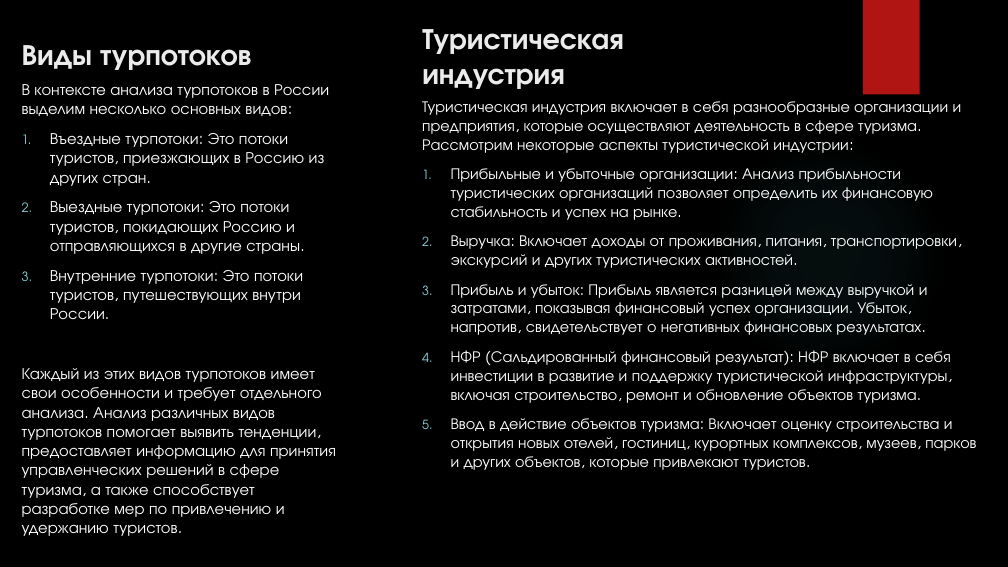
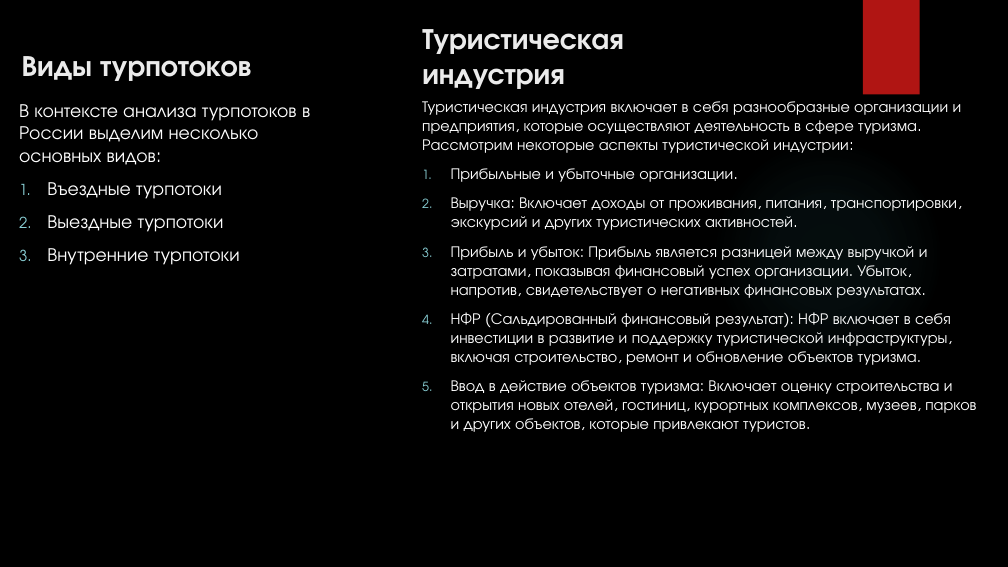
Before and after one commit to Jakepps/Coursework_2023, a slide deck: slide 8 of Курсовая 2.pptx. Drawn at 1008x567 pixels with LibreOffice and Linux fonts; fonts in the diff are those of the drawing; background and template pictures are left out. Boxes give left, top, right and bottom in pixels: in the first picture for what was removed or moved away, otherwise in the second. Text is boxed around its words. In the diff, an @@ line names an element or a change of style, - is before the commit and + after.

```diff
--- a/Курсовая 2.pptx
+++ b/Курсовая 2.pptx
@@ title "Виды турпотоков": place and size @@
-title "Виды турпотоков" at box(22, 45, 251, 70)
+title "Виды турпотоков" at box(22, 56, 251, 81)
@@ text "В контексте анализа турпотоков в ...": place and size @@
-text "В контексте анализа турпотоков в ..." at box(22, 84, 336, 536)
+text "В контексте анализа турпотоков в ..." at box(19, 104, 310, 265)
@@ text at box(19, 104, 310, 165): size 15.3 to 18 pt in "В контексте анализа турпотоков в России выделим ..." @@
@@ text at box(451, 168, 733, 182): text changed @@
-1. Прибыльные и убыточные организации: Анализ прибыльности туристических организаций позволяет определить их финансовую стабильность и успех на рынке.
+1. Прибыльные и убыточные организации.
@@ text at box(47, 182, 240, 265): text changed; size 15.3 to 18 pt @@
-1. Въездные турпотоки: Это потоки туристов, приезжающих в Россию из других стран.
-2. Выездные турпотоки: Это потоки туристов, покидающих Россию и отправляющихся в другие страны.
-3. Внутренние турпотоки: Это потоки туристов, путешествующих внутри России.
-Каждый из этих видов турпотоков имеет свои особенности и требует отдельного анализа. Анализ различных видов турпотоков помогает выявить тенденции, предоставляет информацию для принятия управленческих решений в сфере туризма, а также способствует разработке мер по привлечению и удержанию туристов.
+1. Въездные турпотоки
+2. Выездные турпотоки
+3. Внутренние турпотоки
```
Also in this commit, not shown: 4 other slides changed, 2 slides added, 2 slides removed, 3 other files.
